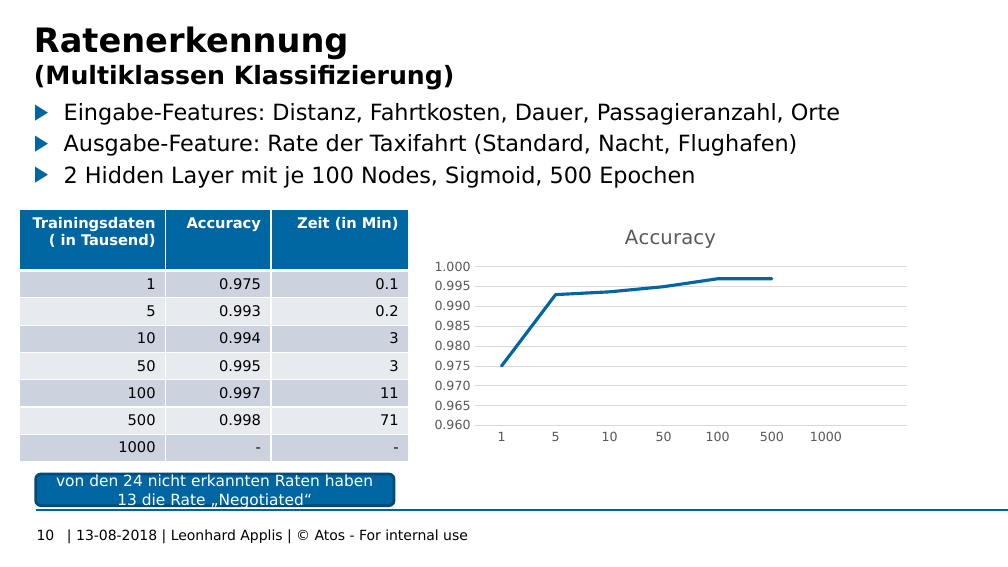
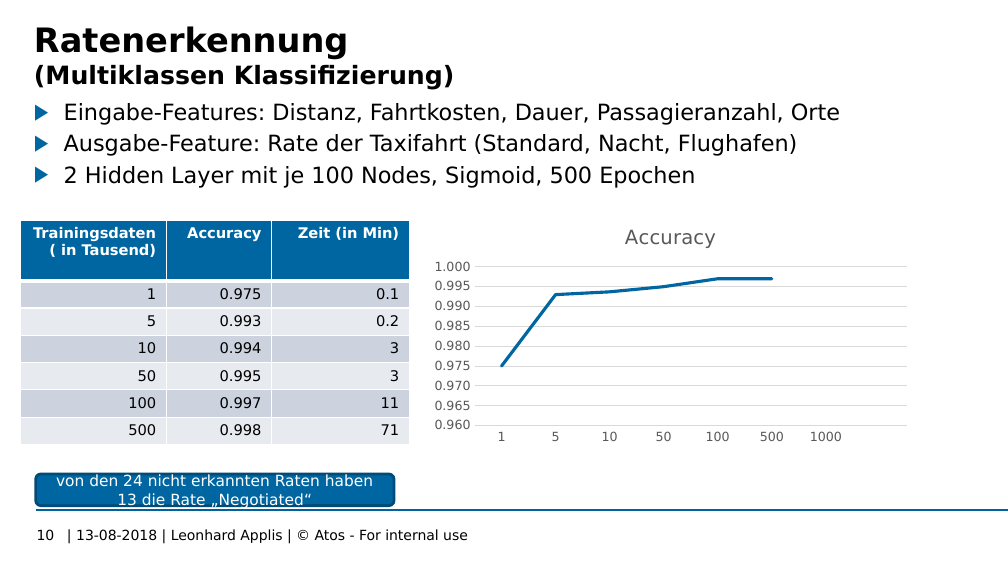
Before and after one commit to Twonki/Bachelorthesis, a slide deck: slide 10 of Bachelor_Zwischenstand.pptx. Drawn at 1008x567 pixels with LibreOffice and Linux fonts; fonts in the diff are those of the drawing; background and template pictures are left out. Boxes give left, top, right and bottom in pixels: in the first picture for what was removed or moved away, otherwise in the second. Text is boxed around its words. In the diff, an @@ line names an element or a change of style, - is before the commit and + after.

Commit message:
all Screenshots from Presentation taken

```diff
--- a/Bachelor_Zwischenstand.pptx
+++ b/Bachelor_Zwischenstand.pptx
@@ table at (20, 220, 410, 447) @@
-row 8: 1000 | - | -
@@ table: place and size @@
-table at (20, 210, 410, 465)
+table at (20, 220, 410, 447)
```
Also in this commit, not shown: 5 other files.
